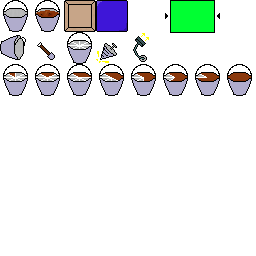
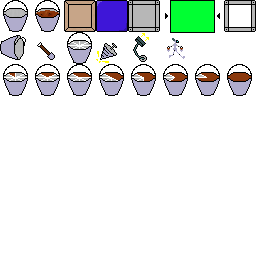
Layers edited between the first and the second 256px x 256px image:
painted on "Background" over <box>128,0,256,59</box>
